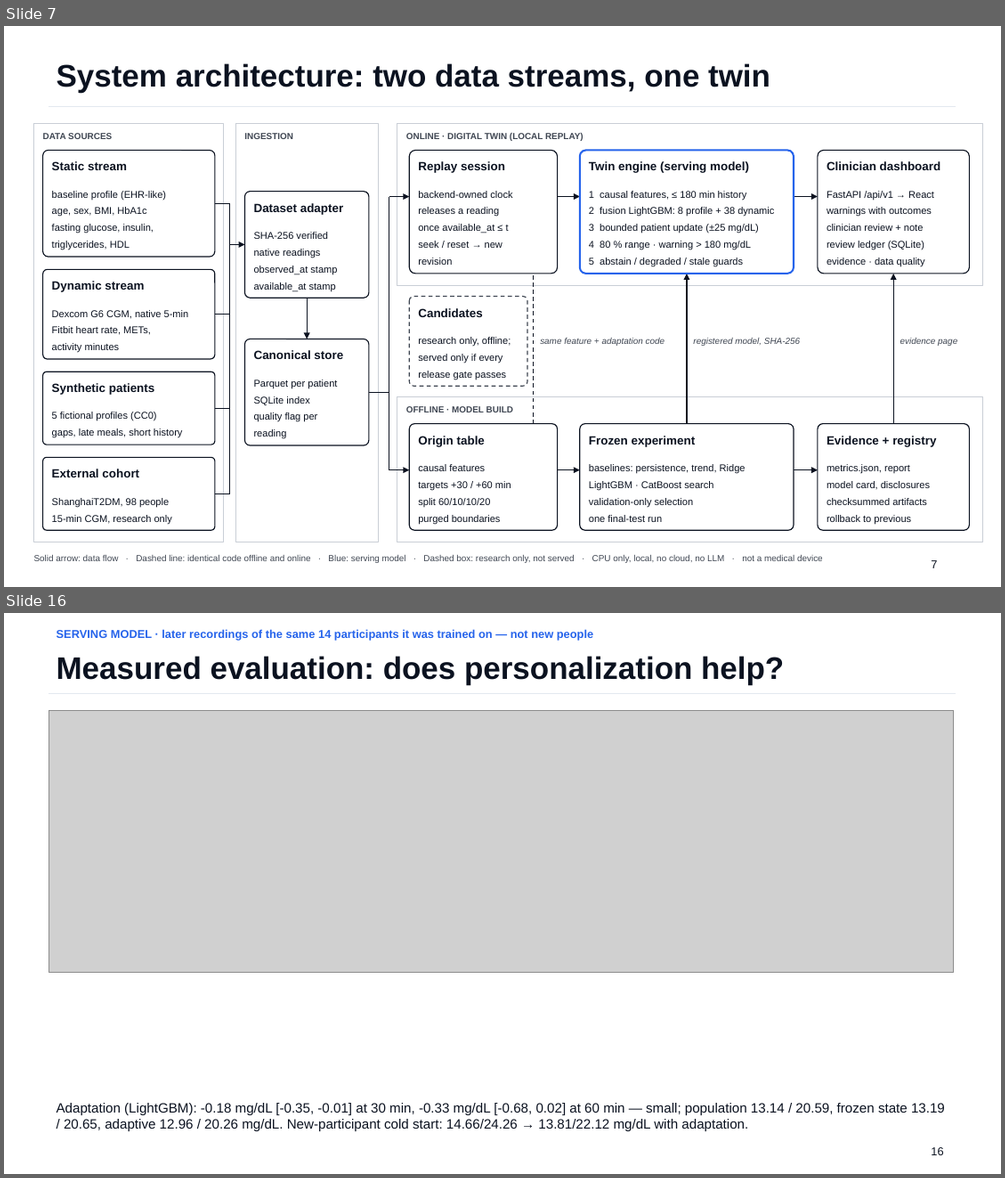
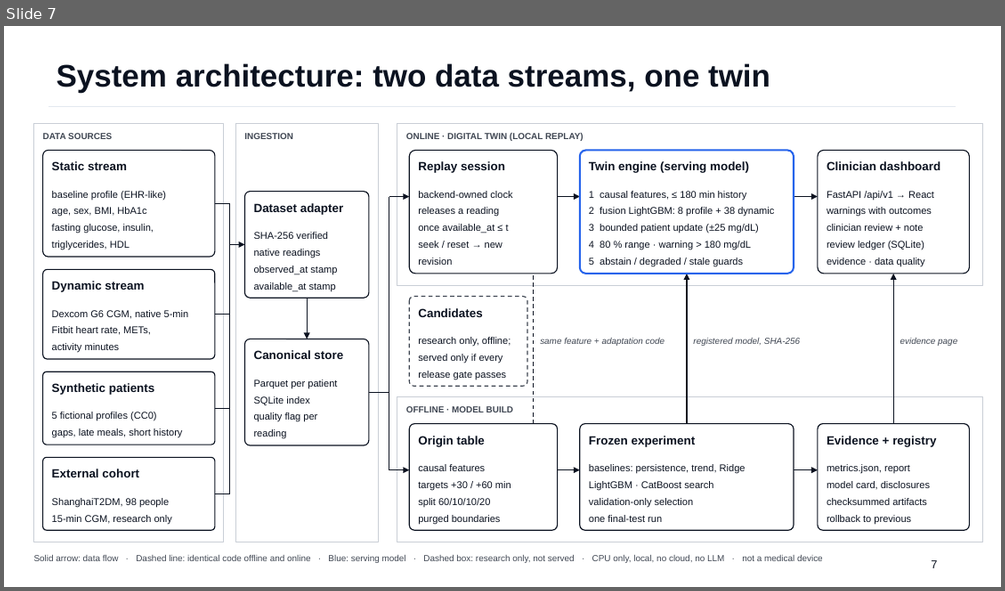
Before and after one commit to Avi36005/DigitalTwin-Challenge-Kryptonite, a slide deck: docs/submission/GlucoTwin_Presentation.pptx. Shown one above the other, each under a label of ours: slides 7 and 16 before the commit, slide 7 after it; the slides between them are not shown. The pictures are 1005x1178 and 1005x591 pixels, drawn with LibreOffice and Linux fonts; fonts in the diff are those of the drawing; grey boxes stand for pictures. Boxes give left, top, right and bottom in pixels: in the first picture for what was removed or moved away, otherwise in the second. Text is boxed around its words. In the diff, an @@ line names an element or a change of style, - is before the commit and + after.

```diff
--- a/docs/submission/GlucoTwin_Presentation.pptx
+++ b/docs/submission/GlucoTwin_Presentation.pptx
@@ slide 16 removed at [4, 613, 1001, 1174], background #FFFFFF @@
@@ text removed at [57, 629, 593, 641] @@
-SERVING MODEL · later recordings of the same 14 participants it was trained on — not new people
@@ text removed at [57, 656, 784, 685] @@
-Measured evaluation: does personalization help?
@@ line removed from (48, 694) to (956, 694) @@
@@ picture removed at [48, 710, 954, 972] @@
@@ text removed at [57, 1103, 945, 1131] @@
-Adaptation (LightGBM): -0.18 mg/dL [-0.35, -0.01] at 30 min, -0.33 mg/dL [-0.68, 0.02] at 60 min — small; population 13.14 / 20.59, frozen state 13.19 / 20.65, adaptive 12.96 / 20.26 mg/dL. New-participant cold start: 14.66/24.26 → 13.81/22.12 mg/dL with adaptation.
@@ text removed at [930, 1147, 943, 1155] @@
-16
```
Also in this commit, not shown: 9 slides changed, 12 other slides removed, 39 other files.
